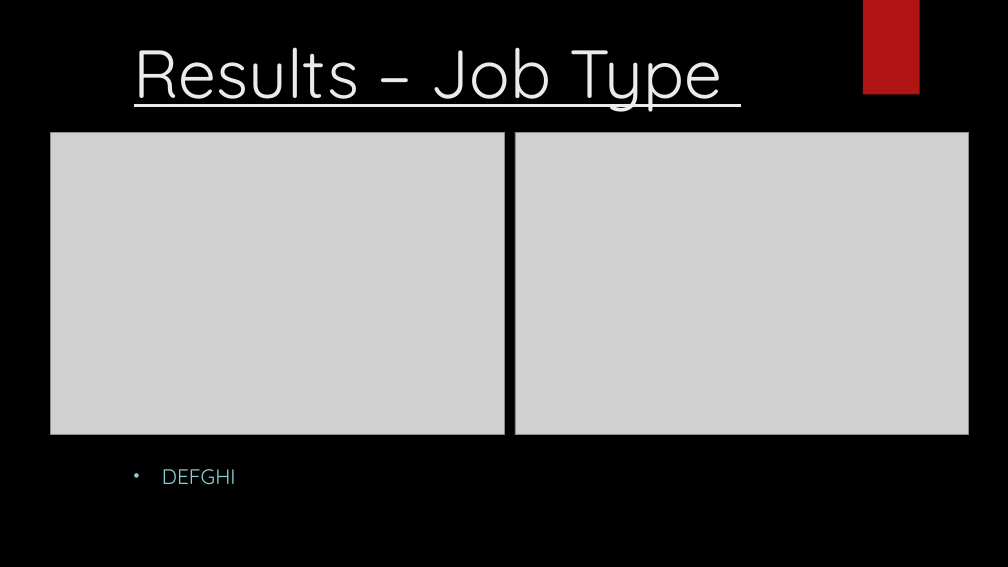
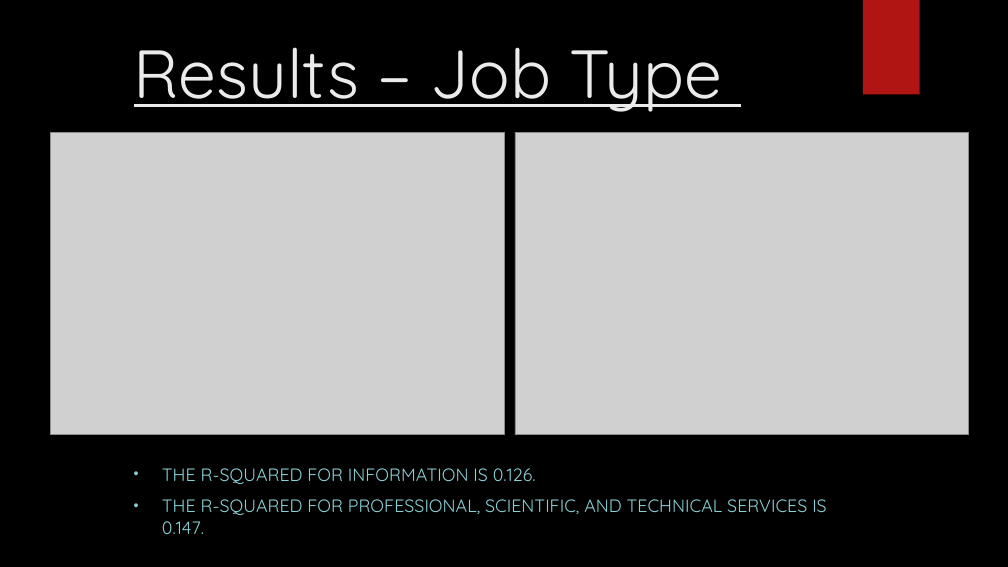
Before and after one commit to Falcon-d/Project-1-Broadband-Access, a slide deck: slide 17 of Project 1 Deck.pptx (slide 16 before the commit). Drawn at 1008x567 pixels with LibreOffice and Linux fonts; fonts in the diff are those of the drawing; grey boxes stand for pictures; background and template pictures are left out. Boxes give left, top, right and bottom in pixels: in the first picture for what was removed or moved away, otherwise in the second. Text is boxed around its words. In the diff, an @@ line names an element or a change of style, - is before the commit and + after.

Commit message:
added r-squared values to presentation

```diff
--- a/Project 1 Deck.pptx
+++ b/Project 1 Deck.pptx
@@ subtitle at [162,468,827,534]: text changed; size 20 to 17 pt @@
-• DEFGHI
+• THE R-SQUARED FOR INFORMATION IS 0.126.
+• THE R-SQUARED FOR PROFESSIONAL, SCIENTIFIC, AND TECHNICAL SERVICES IS 0.147.
```
Also in this commit, not shown: 11 other slides changed, 1 slide added, 32 other files.
